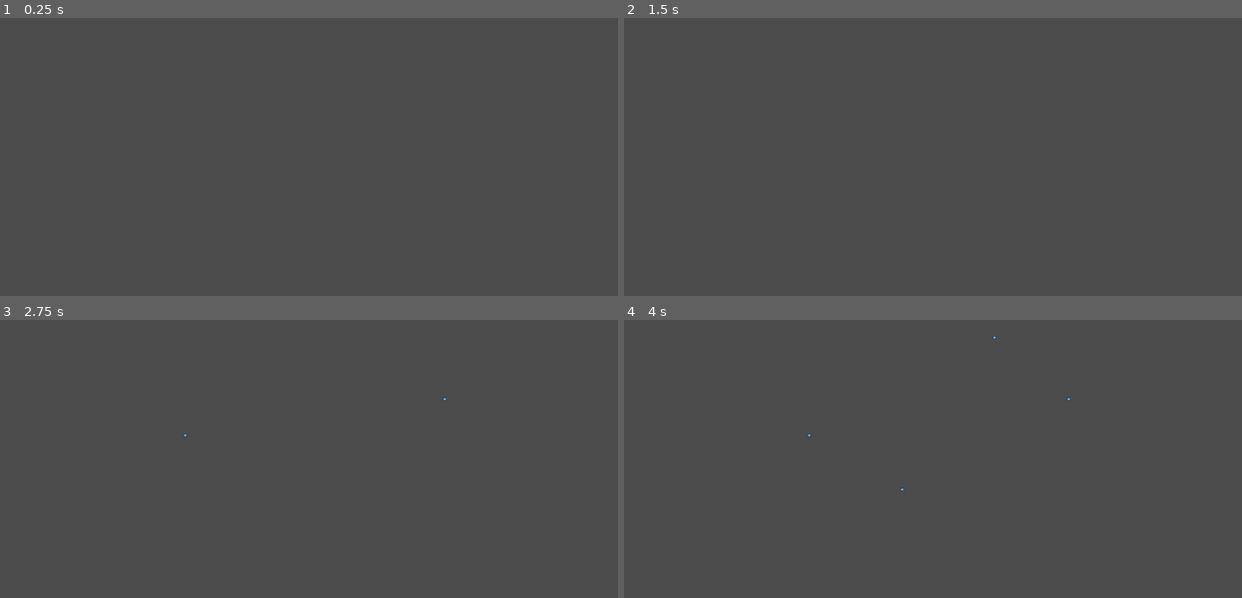
Above: before the commit, frames 1-4 (two rows, left to right).
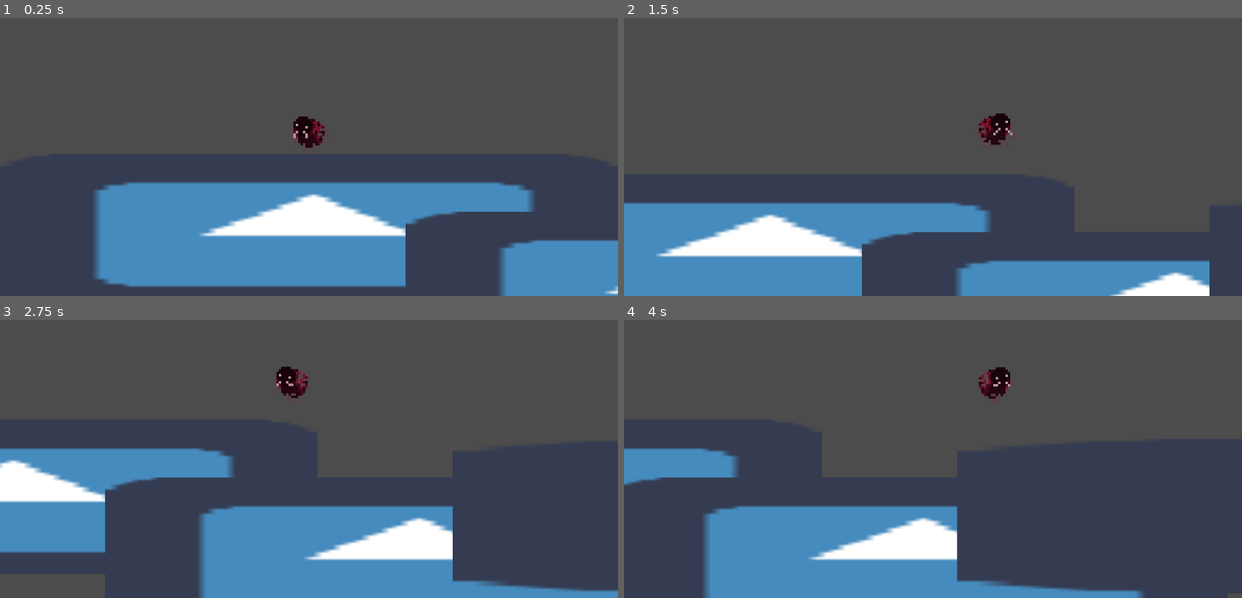
Above: after the commit, the same moments.

Repository: k-onej/bug-swing
Game: Godot game, scene res://TestStage.tscn
Two runs of this game, one before a commit and one after it. Both use one fixed random seed, a clock stepped at 60 frames per second and the inputs below. The engine's default icon, where the game draws it, is replaced by a stand-in: a white triangle on a blue panel in a dark square.
Inputs (mouse positions are in pixels of both pictures, inside the frame that each line leads up to):
- Up to frame 1 (0.25 s): no input
- Up to frame 2 (1.5 s): tap Enter at 0.5 s; move the mouse to (1068, 95) at 0.52 s; hold Z (jump, bound only after the commit) 0.53-1.28 s; hold Right (move_right, bound only after the commit) from 0.53 s (still down); click (1068, 95) at 0.67 s; move the mouse to (809, 134) at 1.27 s; tap Z (jump, bound only after the commit) at 1.35 s; click (809, 134) at 1.42 s
- Up to frame 3 (2.75 s): tap Z (jump, bound only after the commit) at 1.52, 1.82 s; move the mouse to (370, 336) at 2.02 s; release Right (move_right, bound only after the commit) at 2.03 s; hold Left (move_left, bound only after the commit) from 2.03 s (still down); hold Z (jump, bound only after the commit) from 2.03 s (still down); click (370, 336) at 2.17 s
- Up to frame 4 (4 s): move the mouse to (902, 489) at 2.77 s; release Left (move_left, bound only after the commit) at 2.78 s; release Z (jump, bound only after the commit) at 2.78 s; hold Right (move_right, bound only after the commit) from 2.78 s (still down); tap Z (jump, bound only after the commit) at 2.85, 3.02, 3.32 s; click (902, 489) at 2.92 s; move the mouse to (1118, 470) at 3.52 s; hold Z (jump, bound only after the commit) from 3.53 s (still down); click (1118, 470) at 3.67 s

The runs differ from the first frame. In frame 1, 26% of the frame differs, in the area x 15-100%, y 35-100%; in frame 2, 21%; in frame 3, 24%; in frame 4, 17%.

Commit message:
added player

Diff:
--- /dev/null
+++ b/Player.gd
@@ -0,0 +1,50 @@
+extends KinematicBody2D
+
+
+const UP_DIRECTION = Vector2.UP
+
+export var speed := 100.0
+
+export var jump_strength := 150.0
+export var max_jumps := 1
+export var gravity = 400.0
+
+var current_jumps := 0
+var velocity := Vector2.ZERO
+
+onready var sprite = $AnimatedSprite
+
+func _physics_process(delta: float) -> void:
+	var x_dir = (
+		Input.get_action_strength("move_right")
+		- Input.get_action_strength("move_left")
+	)
+
+	velocity.x = x_dir * speed
+	velocity.y += gravity * delta
+
+	var is_falling := velocity.y >= 0.0 and not is_on_floor()
+	var is_jumping := Input.is_action_pressed("jump") and is_on_floor()
+	var is_jump_cancelled := Input.is_action_just_released("jump") and velocity.y <= 0.0
+	var is_idle := is_on_floor() and is_zero_approx(velocity.x)
+	var is_running := is_on_floor() and not is_zero_approx(velocity.x)
+
+	if is_jumping && current_jumps != 0:
+		current_jumps -= 1
+		velocity.y = -jump_strength
+	elif is_jump_cancelled:
+		velocity.y = 0.0
+	elif is_idle or is_running:
+		current_jumps = max_jumps
+
+	if  not is_zero_approx(velocity.x):
+		sprite.scale.x = -sign(velocity.x)
+
+	if is_jumping:
+		sprite.play("jump")
+	elif is_running:
+		sprite.play("run")
+	elif is_idle:
+		sprite.play("idle")
+
+	velocity = move_and_slide(velocity, UP_DIRECTION)
--- /dev/null
+++ b/Player.tscn
@@ -0,0 +1,98 @@
+[gd_scene load_steps=19 format=2]
+
+[ext_resource path="res://assets/player_sprites.png" type="Texture" id=1]
+[ext_resource path="res://Player.gd" type="Script" id=2]
+
+[sub_resource type="AtlasTexture" id=2]
+atlas = ExtResource( 1 )
+region = Rect2( 0, 0, 21, 21 )
+
+[sub_resource type="AtlasTexture" id=3]
+atlas = ExtResource( 1 )
+region = Rect2( 21, 0, 21, 21 )
+
+[sub_resource type="AtlasTexture" id=4]
+atlas = ExtResource( 1 )
+region = Rect2( 42, 0, 21, 21 )
+
+[sub_resource type="AtlasTexture" id=5]
+atlas = ExtResource( 1 )
+region = Rect2( 63, 0, 21, 21 )
+
+[sub_resource type="AtlasTexture" id=6]
+atlas = ExtResource( 1 )
+region = Rect2( 84, 0, 21, 21 )
+
+[sub_resource type="AtlasTexture" id=7]
+atlas = ExtResource( 1 )
+region = Rect2( 105, 0, 21, 21 )
+
+[sub_resource type="AtlasTexture" id=8]
+atlas = ExtResource( 1 )
+region = Rect2( 0, 21, 21, 21 )
+
+[sub_resource type="AtlasTexture" id=9]
+atlas = ExtResource( 1 )
+region = Rect2( 21, 21, 21, 21 )
+
+[sub_resource type="AtlasTexture" id=10]
+atlas = ExtResource( 1 )
+region = Rect2( 0, 42, 21, 21 )
+
+[sub_resource type="AtlasTexture" id=11]
+atlas = ExtResource( 1 )
+region = Rect2( 21, 42, 21, 21 )
+
+[sub_resource type="AtlasTexture" id=12]
+atlas = ExtResource( 1 )
+region = Rect2( 42, 42, 21, 21 )
+
+[sub_resource type="AtlasTexture" id=13]
+atlas = ExtResource( 1 )
+region = Rect2( 63, 42, 21, 21 )
+
+[sub_resource type="AtlasTexture" id=14]
+atlas = ExtResource( 1 )
+region = Rect2( 84, 42, 21, 21 )
+
+[sub_resource type="AtlasTexture" id=15]
+atlas = ExtResource( 1 )
+region = Rect2( 105, 42, 21, 21 )
+
+[sub_resource type="SpriteFrames" id=1]
+animations = [ {
+"frames": [ SubResource( 2 ), SubResource( 3 ), SubResource( 4 ), SubResource( 5 ), SubResource( 6 ), SubResource( 7 ) ],
+"loop": true,
+"name": "idle",
+"speed": 6.0
+}, {
+"frames": [ SubResource( 8 ), SubResource( 9 ) ],
+"loop": false,
+"name": "jump",
+"speed": 6.0
+}, {
+"frames": [ SubResource( 10 ), SubResource( 11 ), SubResource( 12 ), SubResource( 13 ), SubResource( 14 ), SubResource( 15 ) ],
+"loop": true,
+"name": "run",
+"speed": 6.0
+} ]
+
+[sub_resource type="RectangleShape2D" id=16]
+extents = Vector2( 6, 7 )
+
+[node name="Player" type="KinematicBody2D"]
+script = ExtResource( 2 )
+
+[node name="AnimatedSprite" type="AnimatedSprite" parent="."]
+frames = SubResource( 1 )
+animation = "idle"
+
+[node name="CollisionShape2D" type="CollisionShape2D" parent="."]
+position = Vector2( 0, 3 )
+shape = SubResource( 16 )
+
+[node name="Camera2D" type="Camera2D" parent="."]
+current = true
+zoom = Vector2( 0.25, 0.25 )
+drag_margin_h_enabled = true
+drag_margin_v_enabled = true
--- a/TestStage.gd
+++ /dev/null
@@ -1,17 +0,0 @@
-extends Node2D
-
-var Rope = preload("res://Rope.tscn")
-var start_pos := Vector2.ZERO
-var end_pos := Vector2.ZERO
-
-func _input(event):
-	if event is InputEventMouseButton and !event.is_pressed():
-		if start_pos == Vector2.ZERO:
-			start_pos = get_global_mouse_position()
-		elif end_pos == Vector2.ZERO:
-			end_pos = get_global_mouse_position()
-			var rope = Rope.instance()
-			add_child(rope)
-			rope.spawn_rope(start_pos, end_pos)
-			start_pos = Vector2.ZERO
-			end_pos = Vector2.ZERO
--- a/TestStage.tscn
+++ b/TestStage.tscn
@@ -1,6 +1,55 @@
-[gd_scene load_steps=2 format=2]
+[gd_scene load_steps=4 format=2]
 
-[ext_resource path="res://TestStage.gd" type="Script" id=1]
+[ext_resource path="res://Player.tscn" type="PackedScene" id=1]
+[ext_resource path="res://icon.png" type="Texture" id=2]
+
+[sub_resource type="RectangleShape2D" id=1]
+extents = Vector2( 32, 32 )
 
 [node name="TestStage" type="Node2D"]
-script = ExtResource( 1 )
+
+[node name="Player" parent="." instance=ExtResource( 1 )]
+
+[node name="Grounds" type="Node" parent="."]
+
+[node name="Ground" type="StaticBody2D" parent="Grounds"]
+position = Vector2( 0, 48 )
+scale = Vector2( 4, 1 )
+__meta__ = {
+"_edit_group_": true
+}
+
+[node name="CollisionShape2D" type="CollisionShape2D" parent="Grounds/Ground"]
+z_index = 1
+shape = SubResource( 1 )
+
+[node name="Sprite" type="Sprite" parent="Grounds/Ground"]
+texture = ExtResource( 2 )
+
+[node name="Ground2" type="StaticBody2D" parent="Grounds"]
+position = Vector2( 168, 72 )
+scale = Vector2( 4, 1 )
+__meta__ = {
+"_edit_group_": true
+}
+
+[node name="CollisionShape2D" type="CollisionShape2D" parent="Grounds/Ground2"]
+z_index = 1
+shape = SubResource( 1 )
+
+[node name="Sprite" type="Sprite" parent="Grounds/Ground2"]
+texture = ExtResource( 2 )
+
+[node name="Ground3" type="StaticBody2D" parent="Grounds"]
+position = Vector2( 696, 56 )
+scale = Vector2( 16, 1 )
+__meta__ = {
+"_edit_group_": true
+}
+
+[node name="CollisionShape2D" type="CollisionShape2D" parent="Grounds/Ground3"]
+z_index = 1
+shape = SubResource( 1 )
+
+[node name="Sprite" type="Sprite" parent="Grounds/Ground3"]
+texture = ExtResource( 2 )
--- a/project.godot
+++ b/project.godot
@@ -10,13 +10,61 @@
 
 [application]
 
-config/name="Rope Physics Test"
+config/name="Bug Swing"
 run/main_scene="res://TestStage.tscn"
 config/icon="res://icon.png"
 
 [gui]
 
 common/drop_mouse_on_gui_input_disabled=true
+
+[importer_defaults]
+
+texture={
+"compress/bptc_ldr": 0,
+"compress/hdr_mode": 0,
+"compress/lossy_quality": 0.7,
+"compress/mode": 0,
+"compress/normal_map": 0,
+"detect_3d": false,
+"flags/anisotropic": false,
+"flags/filter": false,
+"flags/mipmaps": false,
+"flags/repeat": 0,
+"flags/srgb": 2,
+"process/HDR_as_SRGB": false,
+"process/fix_alpha_border": true,
+"process/invert_color": false,
+"process/normal_map_invert_y": false,
+"process/premult_alpha": false,
+"size_limit": 0,
+"stream": false,
+"svg/scale": 1.0
+}
+
+[input]
+
+move_right={
+"deadzone": 0.5,
+"events": [ Object(InputEventKey,"resource_local_to_scene":false,"resource_name":"","device":0,"alt":false,"shift":false,"control":false,"meta":false,"command":false,"pressed":false,"scancode":0,"physical_scancode":16777233,"unicode":0,"echo":false,"script":null)
+, Object(InputEventJoypadMotion,"resource_local_to_scene":false,"resource_name":"","device":0,"axis":0,"axis_value":1.0,"script":null)
+, Object(InputEventJoypadButton,"resource_local_to_scene":false,"resource_name":"","device":0,"button_index":15,"pressure":0.0,"pressed":false,"script":null)
+ ]
+}
+move_left={
+"deadzone": 0.5,
+"events": [ Object(InputEventKey,"resource_local_to_scene":false,"resource_name":"","device":0,"alt":false,"shift":false,"control":false,"meta":false,"command":false,"pressed":false,"scancode":0,"physical_scancode":16777231,"unicode":0,"echo":false,"script":null)
+, Object(InputEventJoypadMotion,"resource_local_to_scene":false,"resource_name":"","device":0,"axis":0,"axis_value":-1.0,"script":null)
+, Object(InputEventJoypadButton,"resource_local_to_scene":false,"resource_name":"","device":0,"button_index":14,"pressure":0.0,"pressed":false,"script":null)
+ ]
+}
+jump={
+"deadzone": 0.5,
+"events": [ Object(InputEventKey,"resource_local_to_scene":false,"resource_name":"","device":0,"alt":false,"shift":false,"control":false,"meta":false,"command":false,"pressed":false,"scancode":0,"physical_scancode":90,"unicode":0,"echo":false,"script":null)
+, Object(InputEventKey,"resource_local_to_scene":false,"resource_name":"","device":0,"alt":false,"shift":false,"control":false,"meta":false,"command":false,"pressed":false,"scancode":0,"physical_scancode":32,"unicode":0,"echo":false,"script":null)
+, Object(InputEventJoypadButton,"resource_local_to_scene":false,"resource_name":"","device":0,"button_index":0,"pressure":0.0,"pressed":false,"script":null)
+ ]
+}
 
 [physics]
 
Binary file added: assets/player_sprites.png
Not shown, added: assets/player_sprites.png.import
